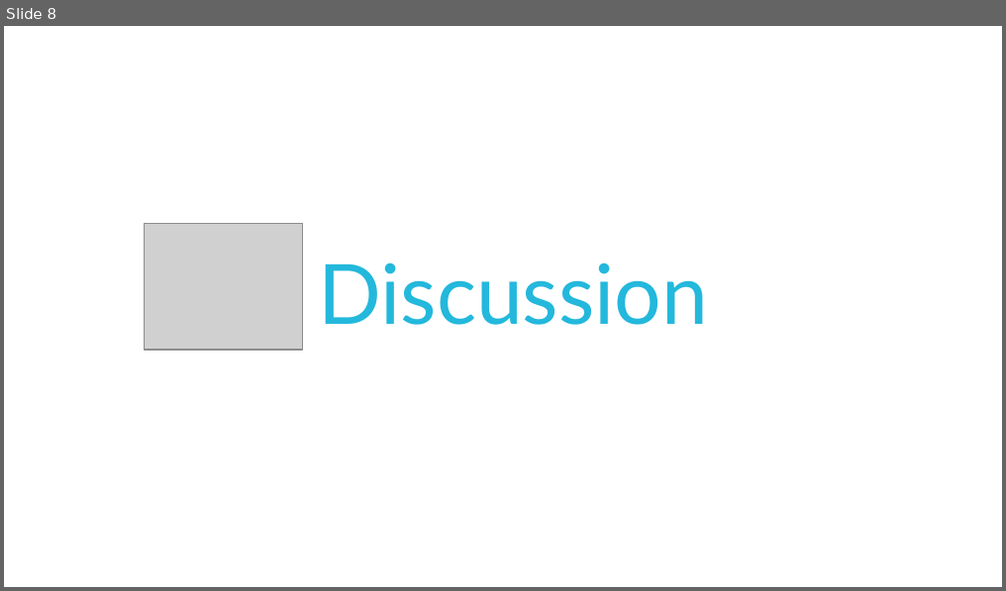
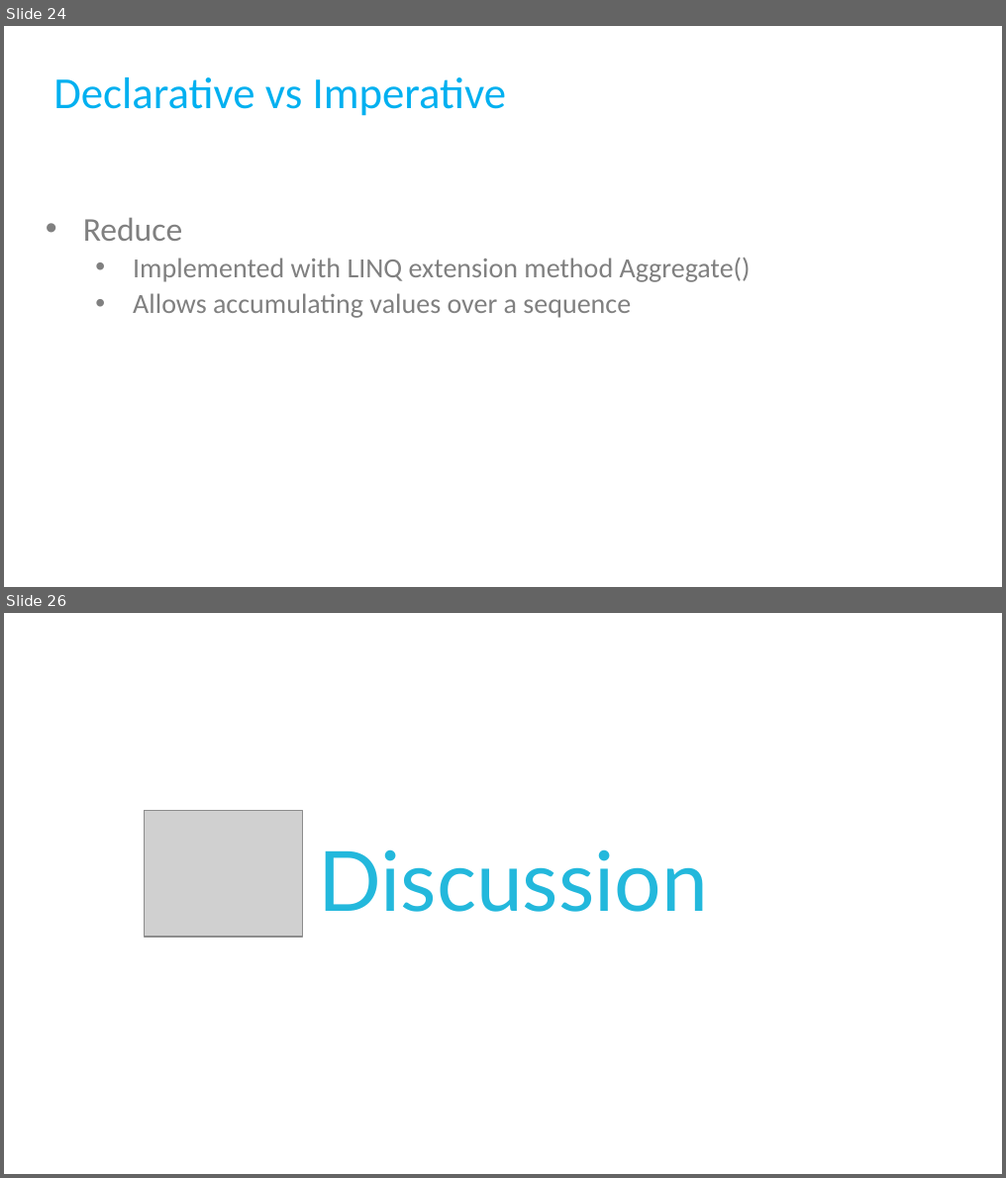
Before and after one commit to AndrewPHunter/ProgrammingPrinciplesAndPatterns, a slide deck: CSharpPractices.pptx. Shown one above the other, each under a label of ours: slide 8 before the commit, slides 24 and 26 after it; the slides between them are not shown. The pictures are 1006x591 and 1006x1178 pixels, drawn with LibreOffice and Linux fonts; fonts in the diff are those of the drawing; grey boxes stand for pictures; background and template pictures are left out. Boxes give left, top, right and bottom in pixels: in the first picture for what was removed or moved away, otherwise in the second. Text is boxed around its words. In the diff, an @@ line names an element or a change of style, - is before the commit and + after.

```diff
--- a/CSharpPractices.pptx
+++ b/CSharpPractices.pptx
@@ slide 24 added at [4, 26, 1002, 587], background #FFFFFF @@
@@ title added at [54, 77, 507, 116], 32 pt, text #00B0F0 @@
+Declarative vs Imperative
@@ text added at [83, 217, 750, 318], 20 pt, text #808080 @@
+• Reduce
+  • Implemented with LINQ extension method Aggregate()
+  • Allows accumulating values over a sequence
@@ what was slide 8 is now slide 26 @@
```
Also in this commit, not shown: 24 other slides added, 7 slides removed, 18 other files.
